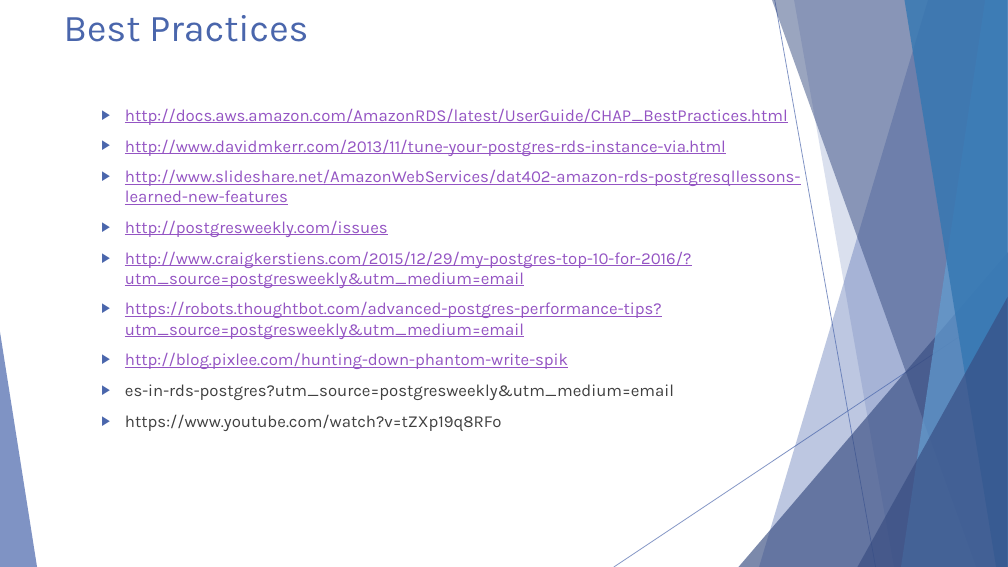
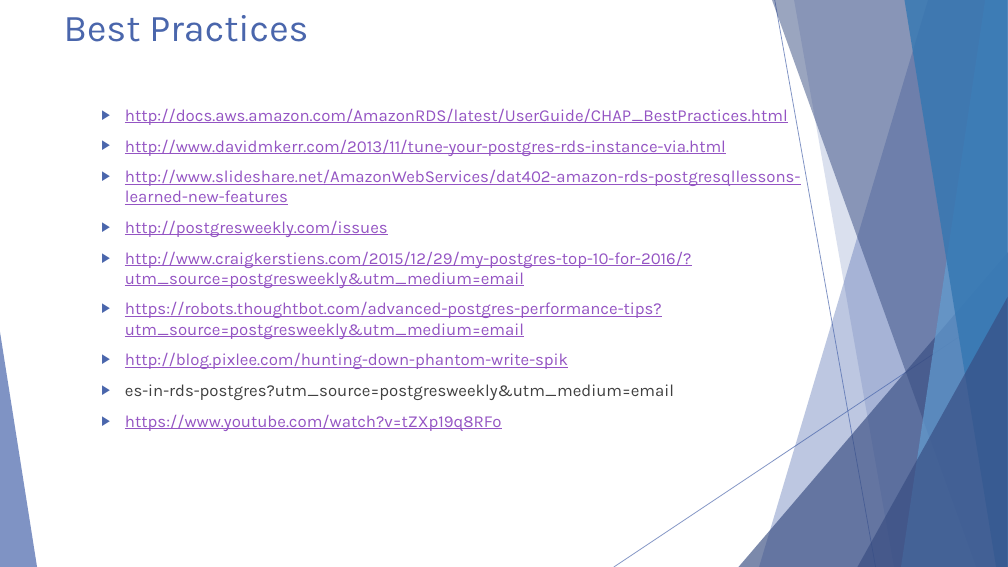
Before and after one commit to michaelrishiforrester/IntrotoPostgres2016, a slide deck: slide 8 of Presentations/Postgresql Presentation Day 4.pptx (slide 9 before the commit). Drawn at 1008x567 pixels with LibreOffice and Linux fonts; fonts in the diff are those of the drawing. Boxes give left, top, right and bottom in pixels: in the first picture for what was removed or moved away, otherwise in the second. Text is boxed around its words. In the diff, an @@ line names an element or a change of style, - is before the commit and + after.

```diff
--- a/Presentations/Postgresql Presentation Day 4.pptx
+++ b/Presentations/Postgresql Presentation Day 4.pptx
@@ text at (125,415,501,431): text colour #404040 to #9454C3, underline on in "https://www.youtube.com/watch?v=tZXp19q8RFo" @@
```
Also in this commit, not shown: 2 other slides changed.
